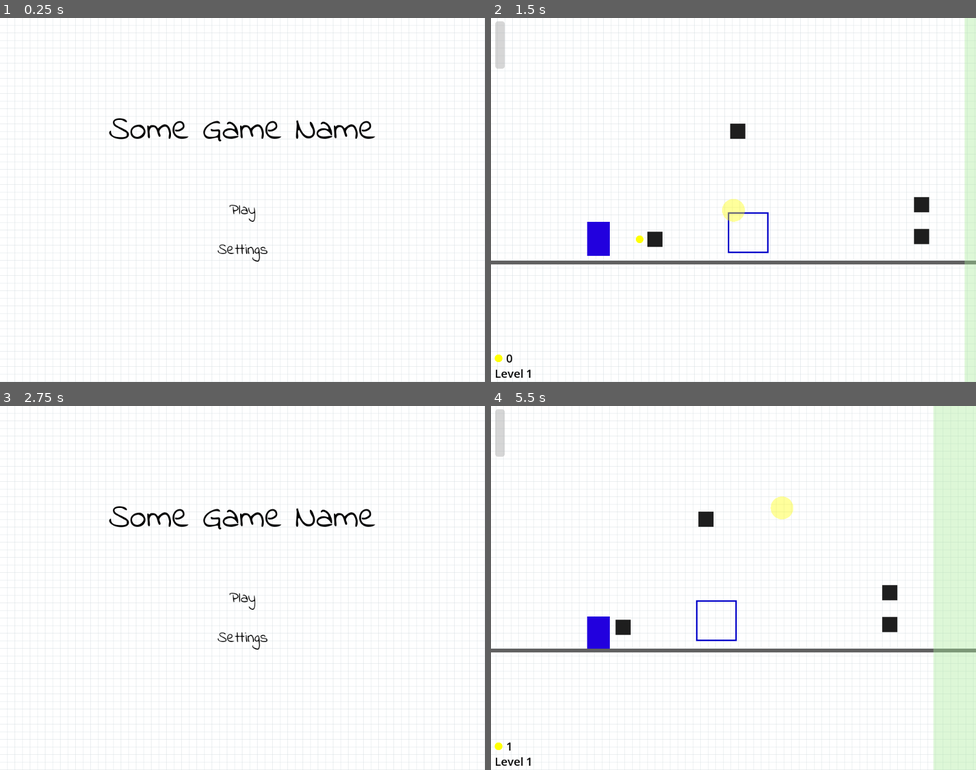
Above: before the commit, frames 1-4 (two rows, left to right).
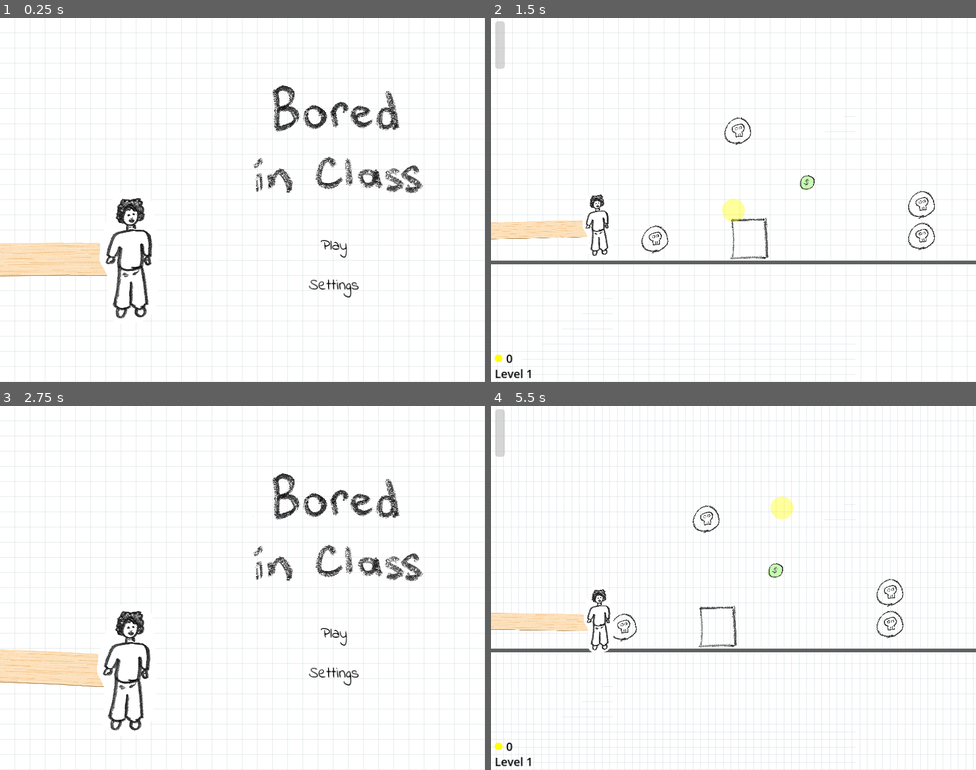
Above: after the commit, the same moments.

Repository: EmilePerron/godot-wild-jam-78
Game: Godot game, scene res://main-menu.tscn
Two runs of this game, one before a commit and one after it. Both use one fixed random seed, a clock stepped at 60 frames per second and the inputs below.
Inputs (mouse positions are in pixels of both pictures, inside the frame that each line leads up to):
- Up to frame 1 (0.25 s): no input
- Up to frame 2 (1.5 s): click "Play" at 0.5 s; tap Enter (ui_accept) at 1.25 s; move the mouse to (733, 210) at 1.27 s; click (733, 210) at 1.42 s
- Up to frame 3 (2.75 s): tap Enter (ui_accept) at 1.52 s; click "Back to menu" at 2 s
- Up to frame 4 (5.5 s): click "Play" at 2.75 s; move the mouse to (636, 606) at 3.52 s; click (636, 606) at 3.67 s; tap Enter (ui_accept) at 3.77 s; click "Try again" at 4.25 s; move the mouse to (782, 507) at 5.02 s; click (782, 507) at 5.17 s

The runs differ from the first frame. In frame 1, 6.1% of the frame differs, in the area x 0-88%, y 18-84%; in frame 2, 5.3%; in frame 3, 6.1%; in frame 4, 12%, in the area x 0-100%, y 0-100%.

Commit message:
add assets

Diff:
--- a/game/block.tscn
+++ b/game/block.tscn
@@ -1,17 +1,17 @@
-[gd_scene load_steps=2 format=3 uid="uid://dyvakus2uhyay"]
+[gd_scene load_steps=3 format=3 uid="uid://dyvakus2uhyay"]
+
+[ext_resource type="Texture2D" uid="uid://cf2w7d0t6ox3p" path="res://assets/images/square-optimized.png" id="1_ptrpb"]
 
 [sub_resource type="RectangleShape2D" id="RectangleShape2D_dkwo2"]
-size = Vector2(80, 80)
+size = Vector2(75, 84)
 
 [node name="Block" type="StaticBody2D"]
 
 [node name="CollisionShape2D" type="CollisionShape2D" parent="."]
+position = Vector2(-0.5, 0)
 shape = SubResource("RectangleShape2D_dkwo2")
 metadata/_edit_lock_ = true
 
-[node name="Polygon2D" type="Polygon2D" parent="."]
-color = Color(0, 0, 0.784314, 1)
-invert_enabled = true
-invert_border = 3.0
-polygon = PackedVector2Array(-40, -40, -40, 40, 40, 40, 40, -40)
-metadata/_edit_lock_ = true
+[node name="Sprite2D" type="Sprite2D" parent="."]
+scale = Vector2(0.152846, 0.152845)
+texture = ExtResource("1_ptrpb")
--- a/game/coin.tscn
+++ b/game/coin.tscn
@@ -1,21 +1,23 @@
 [gd_scene load_steps=4 format=3 uid="uid://bgomyojoa86d7"]
 
 [ext_resource type="Script" path="res://levels/coin.gd" id="1_tjktb"]
-[ext_resource type="Texture2D" uid="uid://g7ghmq6j1uhq" path="res://assets/yellow_circle.svg" id="2_wpc20"]
+[ext_resource type="Texture2D" uid="uid://xwrquaf8clov" path="res://assets/images/coin-optimized.png" id="2_tjit0"]
 
 [sub_resource type="CircleShape2D" id="CircleShape2D_nq0lj"]
-radius = 8.0
+radius = 11.0
 
 [node name="Coin" type="Node2D"]
 script = ExtResource("1_tjktb")
 
 [node name="Sprite2D" type="Sprite2D" parent="."]
-scale = Vector2(0.04, 0.04)
-texture = ExtResource("2_wpc20")
+scale = Vector2(0.06, 0.06)
+texture = ExtResource("2_tjit0")
 
-[node name="Area2D" type="Area2D" parent="."]
+[node name="Area2D" type="Area2D" parent="Sprite2D"]
+scale = Vector2(25, 25)
 
-[node name="CollisionShape2D" type="CollisionShape2D" parent="Area2D"]
+[node name="CollisionShape2D" type="CollisionShape2D" parent="Sprite2D/Area2D"]
+position = Vector2(0, 1)
 shape = SubResource("CircleShape2D_nq0lj")
 
-[connection signal="body_entered" from="Area2D" to="." method="_on_area_2d_body_entered"]
+[connection signal="body_entered" from="Sprite2D/Area2D" to="." method="_on_area_2d_body_entered"]
--- a/game/game_scene.tscn
+++ b/game/game_scene.tscn
@@ -1,9 +1,11 @@
-[gd_scene load_steps=16 format=3 uid="uid://n3awr57d1wr5"]
+[gd_scene load_steps=18 format=3 uid="uid://n3awr57d1wr5"]
 
 [ext_resource type="Script" path="res://game/player.gd" id="1_g2ulq"]
 [ext_resource type="Script" path="res://game/game_manager.gd" id="1_nxh51"]
 [ext_resource type="PackedScene" uid="uid://cp8erxw60ltvb" path="res://levels/level_01.tscn" id="3_etsqu"]
-[ext_resource type="Texture2D" uid="uid://g7ghmq6j1uhq" path="res://assets/yellow_circle.svg" id="5_hdlq8"]
+[ext_resource type="Texture2D" uid="uid://bngjifo0q3vqc" path="res://assets/images/popsicle-stick-optimized.png" id="3_gu30e"]
+[ext_resource type="Texture2D" uid="uid://dln4h6c7yh2v8" path="res://assets/images/character-rough-optimized.png" id="3_lkgxl"]
+[ext_resource type="Texture2D" uid="uid://g7ghmq6j1uhq" path="res://assets/images/yellow_circle.svg" id="5_hdlq8"]
 [ext_resource type="Script" path="res://game/eraser_cursor.gd" id="5_iacd0"]
 [ext_resource type="Script" path="res://game/eraser_counter.gd" id="6_mua3w"]
 [ext_resource type="Script" path="res://game/out_of_bounds_area.gd" id="7_8bbpv"]
@@ -11,8 +13,8 @@
 [ext_resource type="Script" path="res://game/money.gd" id="8_qnedn"]
 
 [sub_resource type="CapsuleShape2D" id="CapsuleShape2D_bxn4m"]
-radius = 24.0
-height = 72.0
+radius = 11.6715
+height = 70.4753
 
 [sub_resource type="LabelSettings" id="LabelSettings_ts2ks"]
 font_size = 32
@@ -38,16 +40,22 @@
 victory_overlay = NodePath("Camera2D/VictoryOverlay")
 
 [node name="Player" type="CharacterBody2D" parent="."]
+z_index = 1
 script = ExtResource("1_g2ulq")
 
-[node name="Polygon2D" type="Polygon2D" parent="Player"]
-position = Vector2(-12, 0)
-scale = Vector2(0.48, 1.01408)
-color = Color(0.136857, 0, 0.870688, 1)
-polygon = PackedVector2Array(76, -71, -24, -71, -24, 0, 76, 0)
+[node name="Stick" type="Sprite2D" parent="Player"]
+position = Vector2(-150, -61)
+scale = Vector2(0.371622, 0.371622)
+texture = ExtResource("3_gu30e")
+
+[node name="Sprite2D" type="Sprite2D" parent="Player"]
+scale = Vector2(0.07, 0.07)
+texture = ExtResource("3_lkgxl")
+offset = Vector2(0, -950)
 
 [node name="CollisionShape2D" type="CollisionShape2D" parent="Player"]
-position = Vector2(0, -36)
+position = Vector2(0, -65)
+scale = Vector2(1.79925, 1.79925)
 shape = SubResource("CapsuleShape2D_bxn4m")
 
 [node name="Level" parent="." instance=ExtResource("3_etsqu")]
@@ -59,6 +67,7 @@
 process_mode = 2
 visible = false
 top_level = true
+z_index = 100
 layout_mode = 3
 anchors_preset = 0
 
@@ -118,6 +127,7 @@
 process_mode = 2
 visible = false
 top_level = true
+z_index = 100
 layout_mode = 3
 anchors_preset = 0
 
@@ -177,6 +187,7 @@
 process_mode = 2
 visible = false
 top_level = true
+z_index = 100
 layout_mode = 3
 anchors_preset = 0
 
--- a/game/obstacle.tscn
+++ b/game/obstacle.tscn
@@ -1,23 +1,25 @@
-[gd_scene load_steps=3 format=3 uid="uid://br6g6ah8hgvd0"]
+[gd_scene load_steps=4 format=3 uid="uid://br6g6ah8hgvd0"]
 
 [ext_resource type="Script" path="res://game/obstacle.gd" id="1_asai7"]
+[ext_resource type="Texture2D" uid="uid://n6ui7ybkrm44" path="res://assets/images/skull-circle-optimized.png" id="2_is4ju"]
 
-[sub_resource type="RectangleShape2D" id="RectangleShape2D_ae6ti"]
-size = Vector2(32, 32)
+[sub_resource type="CircleShape2D" id="CircleShape2D_t1tpi"]
+radius = 14.0357
 
 [node name="Node2D" type="Node2D"]
 
 [node name="Obstacle" type="Node2D" parent="."]
 script = ExtResource("1_asai7")
 
-[node name="Polygon2D" type="Polygon2D" parent="Obstacle"]
-color = Color(0.118581, 0.118581, 0.118581, 1)
-polygon = PackedVector2Array(-16, -16, -16, 16, 16, 16, 16, -16)
+[node name="Sprite2D" type="Sprite2D" parent="Obstacle"]
+scale = Vector2(0.1, 0.1)
+texture = ExtResource("2_is4ju")
 
-[node name="Area2D" type="Area2D" parent="Obstacle/Polygon2D"]
+[node name="Area2D" type="Area2D" parent="Obstacle/Sprite2D"]
+scale = Vector2(20, 20)
 metadata/is_obstacle_area2d = true
 
-[node name="CollisionShape2D" type="CollisionShape2D" parent="Obstacle/Polygon2D/Area2D"]
-shape = SubResource("RectangleShape2D_ae6ti")
+[node name="CollisionShape2D" type="CollisionShape2D" parent="Obstacle/Sprite2D/Area2D"]
+shape = SubResource("CircleShape2D_t1tpi")
 
-[connection signal="body_entered" from="Obstacle/Polygon2D/Area2D" to="Obstacle" method="_on_area_2d_body_entered"]
+[connection signal="body_entered" from="Obstacle/Sprite2D/Area2D" to="Obstacle" method="_on_area_2d_body_entered"]
--- a/game/player.gd
+++ b/game/player.gd
@@ -36,4 +36,7 @@
 	if Input.is_action_just_pressed("ui_accept") and is_on_floor():
 		velocity.y = JUMP_VELOCITY
 
+	# Adjust player / stick rotation based on player Y position
+	rotation_degrees = (position.y * 0.1)
+
 	move_and_slide()
--- a/levels/level_01.tscn
+++ b/levels/level_01.tscn
@@ -1,7 +1,7 @@
 [gd_scene load_steps=8 format=3 uid="uid://cp8erxw60ltvb"]
 
 [ext_resource type="Script" path="res://game/level.gd" id="1_rqyhv"]
-[ext_resource type="Texture2D" uid="uid://dfg08e31v64vb" path="res://assets/cell.svg" id="2_bsl8d"]
+[ext_resource type="Texture2D" uid="uid://dfg08e31v64vb" path="res://assets/images/cell.svg" id="2_bsl8d"]
 [ext_resource type="PackedScene" uid="uid://br6g6ah8hgvd0" path="res://game/obstacle.tscn" id="3_a7euj"]
 [ext_resource type="PackedScene" uid="uid://dyvakus2uhyay" path="res://game/block.tscn" id="3_vj5xm"]
 [ext_resource type="PackedScene" uid="uid://nrv00khg2246" path="res://game/victory_area.tscn" id="5_lxqyh"]
@@ -41,7 +41,7 @@
 [node name="Blocks" type="Node2D" parent="."]
 
 [node name="Block" parent="Blocks" instance=ExtResource("3_vj5xm")]
-position = Vector2(545, -59)
+position = Vector2(548, -46)
 
 [node name="Obstacles" type="Node2D" parent="."]
 
@@ -60,11 +60,11 @@
 [node name="Coins" type="Node2D" parent="."]
 
 [node name="Coin" parent="Coins" instance=ExtResource("5_q07l5")]
-position = Vector2(316, -45)
+position = Vector2(670, -165)
 
 [node name="VictoryArea2D" parent="." instance=ExtResource("5_lxqyh")]
 
 [node name="CollisionShape2D" parent="VictoryArea2D" index="0"]
-position = Vector2(1207, -148)
+position = Vector2(2424, -183)
 
 [editable path="VictoryArea2D"]
--- a/levels/level_02.tscn
+++ b/levels/level_02.tscn
@@ -1,7 +1,7 @@
 [gd_scene load_steps=7 format=3 uid="uid://ddkw4hlw0b3ua"]
 
 [ext_resource type="Script" path="res://game/level.gd" id="1_6d627"]
-[ext_resource type="Texture2D" uid="uid://dfg08e31v64vb" path="res://assets/cell.svg" id="2_dwq78"]
+[ext_resource type="Texture2D" uid="uid://dfg08e31v64vb" path="res://assets/images/cell.svg" id="2_dwq78"]
 [ext_resource type="PackedScene" uid="uid://br6g6ah8hgvd0" path="res://game/obstacle.tscn" id="3_e00df"]
 [ext_resource type="PackedScene" uid="uid://bgomyojoa86d7" path="res://game/coin.tscn" id="4_dqg5c"]
 [ext_resource type="PackedScene" uid="uid://nrv00khg2246" path="res://game/victory_area.tscn" id="5_xia0m"]
--- a/levels/level_template.tscn
+++ b/levels/level_template.tscn
@@ -1,7 +1,7 @@
 [gd_scene load_steps=8 format=3 uid="uid://dti3jikpaeejb"]
 
 [ext_resource type="Script" path="res://game/level.gd" id="1_dum5m"]
-[ext_resource type="Texture2D" uid="uid://dfg08e31v64vb" path="res://assets/cell.svg" id="2_o8xxy"]
+[ext_resource type="Texture2D" uid="uid://dfg08e31v64vb" path="res://assets/images/cell.svg" id="2_o8xxy"]
 [ext_resource type="PackedScene" uid="uid://dyvakus2uhyay" path="res://game/block.tscn" id="3_25t62"]
 [ext_resource type="PackedScene" uid="uid://br6g6ah8hgvd0" path="res://game/obstacle.tscn" id="3_a3rhe"]
 [ext_resource type="PackedScene" uid="uid://nrv00khg2246" path="res://game/victory_area.tscn" id="5_1xwnk"]
--- a/main-menu.tscn
+++ b/main-menu.tscn
@@ -1,18 +1,78 @@
-[gd_scene load_steps=6 format=3 uid="uid://b44e868pxmcoj"]
+[gd_scene load_steps=11 format=3 uid="uid://b44e868pxmcoj"]
 
 [ext_resource type="Script" path="res://main_menu.gd" id="1_ga5a4"]
-[ext_resource type="Texture2D" uid="uid://dfg08e31v64vb" path="res://assets/cell.svg" id="1_ridsi"]
+[ext_resource type="Texture2D" uid="uid://dfg08e31v64vb" path="res://assets/images/cell.svg" id="1_ridsi"]
 [ext_resource type="FontFile" uid="uid://ccjm25febi27g" path="res://assets/fonts/IndieFlower-Regular.ttf" id="2_3268u"]
-
-[sub_resource type="LabelSettings" id="LabelSettings_333y7"]
-font = ExtResource("2_3268u")
-font_size = 72
-font_color = Color(0, 0, 0, 1)
+[ext_resource type="Texture2D" uid="uid://cg8s8jtipgtpr" path="res://assets/images/logo-optimized.png" id="3_nnksj"]
+[ext_resource type="Texture2D" uid="uid://bngjifo0q3vqc" path="res://assets/images/popsicle-stick-optimized.png" id="5_dusgn"]
+[ext_resource type="Texture2D" uid="uid://dln4h6c7yh2v8" path="res://assets/images/character-rough-optimized.png" id="6_mkamb"]
 
 [sub_resource type="LabelSettings" id="LabelSettings_4j7au"]
 font = ExtResource("2_3268u")
 font_size = 32
 font_color = Color(0, 0, 0, 1)
+
+[sub_resource type="Animation" id="Animation_550fn"]
+resource_name = "menu_character_move_around"
+length = 5.3
+loop_mode = 1
+tracks/0/type = "value"
+tracks/0/imported = false
+tracks/0/enabled = true
+tracks/0/path = NodePath(".:rotation")
+tracks/0/interp = 2
+tracks/0/loop_wrap = true
+tracks/0/keys = {
+"times": PackedFloat32Array(0, 1, 2.06667, 3.46667, 5.31195),
+"transitions": PackedFloat32Array(1, 1, 1, 1, 1),
+"update": 0,
+"values": [0.0, 0.0872665, -0.0698132, 0.0872665, 0.0]
+}
+tracks/1/type = "value"
+tracks/1/imported = false
+tracks/1/enabled = true
+tracks/1/path = NodePath(".:position")
+tracks/1/interp = 2
+tracks/1/loop_wrap = true
+tracks/1/keys = {
+"times": PackedFloat32Array(0, 1, 3.46667, 5.31195),
+"transitions": PackedFloat32Array(1, 1, 1, 1),
+"update": 0,
+"values": [Vector2(-471, -99), Vector2(-418, -67), Vector2(-425, -449), Vector2(-471, -99)]
+}
+
+[sub_resource type="Animation" id="Animation_pp0d3"]
+length = 0.001
+tracks/0/type = "value"
+tracks/0/imported = false
+tracks/0/enabled = true
+tracks/0/path = NodePath(".:rotation")
+tracks/0/interp = 1
+tracks/0/loop_wrap = true
+tracks/0/keys = {
+"times": PackedFloat32Array(0),
+"transitions": PackedFloat32Array(1),
+"update": 0,
+"values": [0.0]
+}
+tracks/1/type = "value"
+tracks/1/imported = false
+tracks/1/enabled = true
+tracks/1/path = NodePath(".:position")
+tracks/1/interp = 1
+tracks/1/loop_wrap = true
+tracks/1/keys = {
+"times": PackedFloat32Array(0),
+"transitions": PackedFloat32Array(1),
+"update": 0,
+"values": [Vector2(-471, -99)]
+}
+
+[sub_resource type="AnimationLibrary" id="AnimationLibrary_e3t4w"]
+_data = {
+"RESET": SubResource("Animation_pp0d3"),
+"menu_character_move_around": SubResource("Animation_550fn")
+}
 
 [node name="Main-menu" type="Node2D"]
 script = ExtResource("1_ga5a4")
@@ -27,18 +87,16 @@
 region_rect = Rect2(0, 0, 1024, 768)
 metadata/_edit_lock_ = true
 
-[node name="Title" type="Label" parent="."]
-offset_top = 185.0
-offset_right = 1024.0
-offset_bottom = 291.0
-text = "Some Game Name"
-label_settings = SubResource("LabelSettings_333y7")
-horizontal_alignment = 1
+[node name="Title" type="Sprite2D" parent="."]
+position = Vector2(712, 254)
+scale = Vector2(0.398217, 0.398217)
+texture = ExtResource("3_nnksj")
 
 [node name="VBoxContainer" type="VBoxContainer" parent="."]
-offset_top = 366.0
-offset_right = 1024.0
-offset_bottom = 530.0
+offset_left = 385.0
+offset_top = 441.0
+offset_right = 1025.0
+offset_bottom = 605.0
 
 [node name="PlayButton" type="TextureButton" parent="VBoxContainer"]
 custom_minimum_size = Vector2(200, 80)
@@ -86,4 +144,24 @@
 label_settings = SubResource("LabelSettings_4j7au")
 metadata/_edit_lock_ = true
 
+[node name="Character" type="Node2D" parent="."]
+position = Vector2(-471, -99)
+
+[node name="Popsicle-stick-optimized" type="Sprite2D" parent="Character"]
+position = Vector2(502, 580)
+rotation = -0.032487
+scale = Vector2(0.717817, 0.717817)
+texture = ExtResource("5_dusgn")
+
+[node name="Character-rough-optimized" type="Sprite2D" parent="Character"]
+position = Vector2(746, 572)
+scale = Vector2(0.138445, 0.138445)
+texture = ExtResource("6_mkamb")
+
+[node name="AnimationPlayer" type="AnimationPlayer" parent="Character"]
+libraries = {
+"": SubResource("AnimationLibrary_e3t4w")
+}
+autoplay = "menu_character_move_around"
+
 [connection signal="pressed" from="VBoxContainer/PlayButton" to="." method="_on_play_button_pressed"]
--- a/project.godot
+++ b/project.godot
@@ -19,7 +19,7 @@
 
 window/size/viewport_width=1024
 window/size/viewport_height=768
-window/stretch/mode="viewport"
+window/stretch/mode="canvas_items"
 
 [rendering]
 
Renamed: assets/cell.svg -> assets/images/cell.svg
Not shown, added: assets/images/cell.svg.import
Binary file added: assets/images/character-rough-optimized.png
Not shown, added: assets/images/character-rough-optimized.png.import
Binary file added: assets/images/coin-optimized.png
Not shown, changed: assets/images/coin-optimized.png.import
Binary file added: assets/images/logo-optimized.png
Not shown, added: assets/images/logo-optimized.png.import
Binary file added: assets/images/popsicle-stick-optimized.png
Not shown, added: assets/images/popsicle-stick-optimized.png.import
Binary file added: assets/images/skull-circle-colored-optimized.png
Not shown, changed: assets/images/skull-circle-colored-optimized.png.import
(and 6 more such lines)
